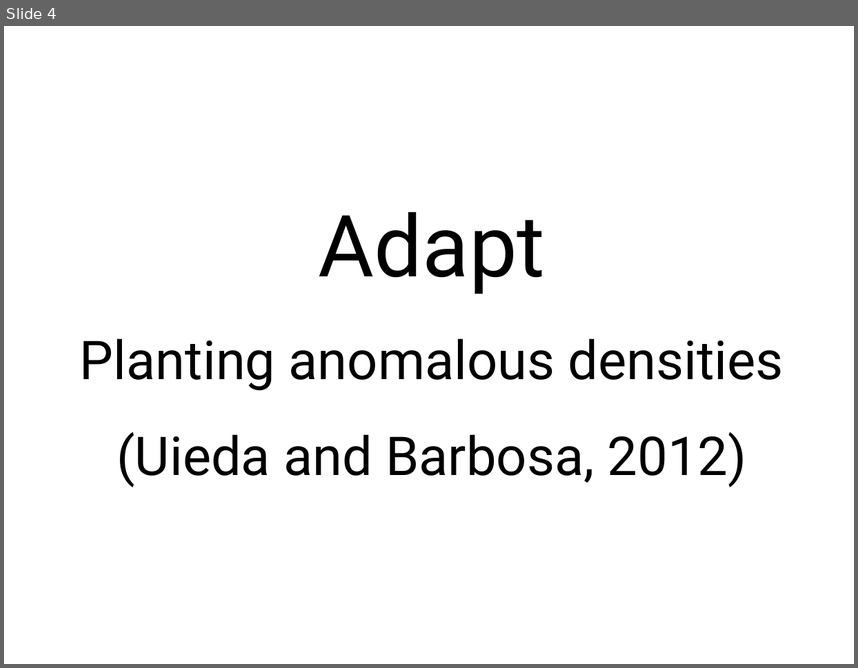
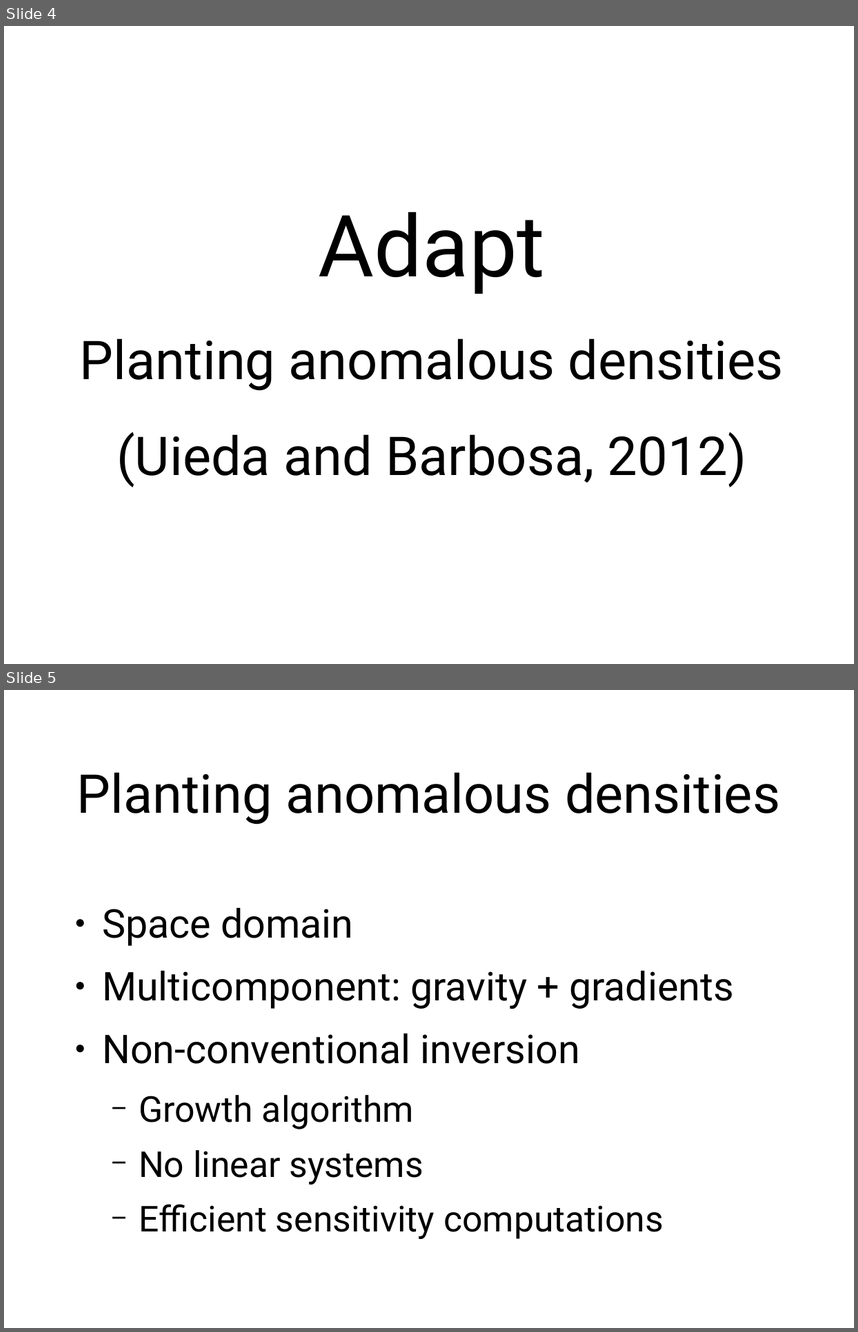
Before and after one commit to leouieda/egu2014, a slide deck: presentation/slides.odp. Shown one above the other, each under a label of ours: slide 4 before the commit, slides 4 and 5 after it. The pictures are 858x668 and 858x1332 pixels, drawn with LibreOffice and Linux fonts; fonts in the diff are those of the drawing. Boxes give left, top, right and bottom in pixels: in the first picture for what was removed or moved away, otherwise in the second. Text is boxed around its words. In the diff, an @@ line names an element or a change of style, - is before the commit and + after.

Commit message:
Slide describing planting method

```diff
--- a/presentation/slides.odp
+++ b/presentation/slides.odp
@@ slide 5 added at box(4, 690, 854, 1328), background #FFFFFF @@
@@ title added at box(76, 772, 780, 825), 50 pt, text #000000 @@
+Planting anomalous densities
@@ text added at box(102, 908, 734, 1239), 37 pt, text #000000 @@
+● Space domain
+● Multicomponent: gravity + gradients
+● Non-conventional inversion
+  − Growth algorithm
+  − No linear systems
+  − Efficient sensitivity computations
```
